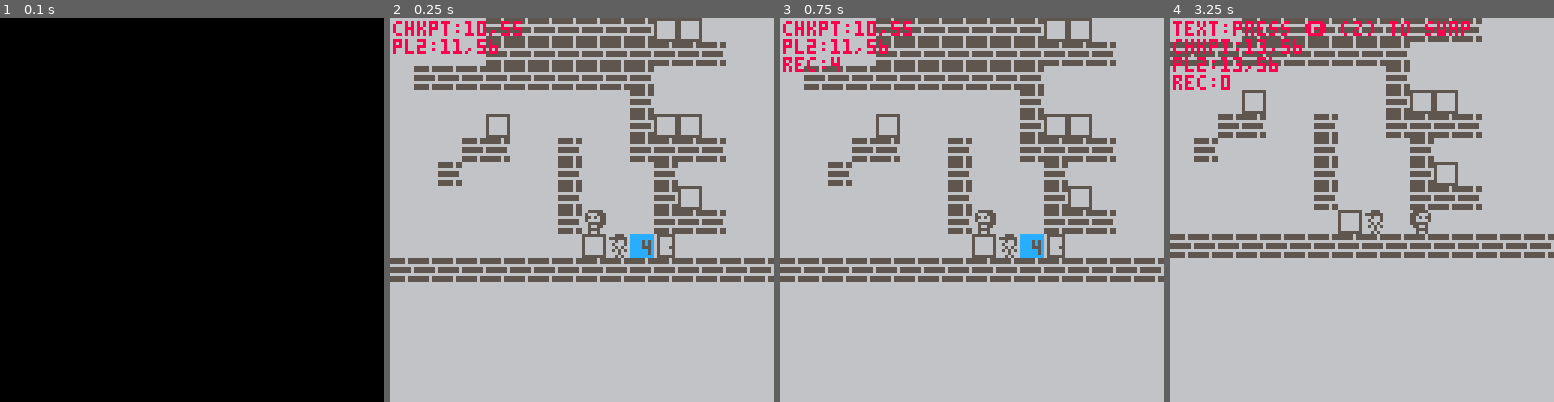
Above: before the commit, frames 1-4 (left to right).
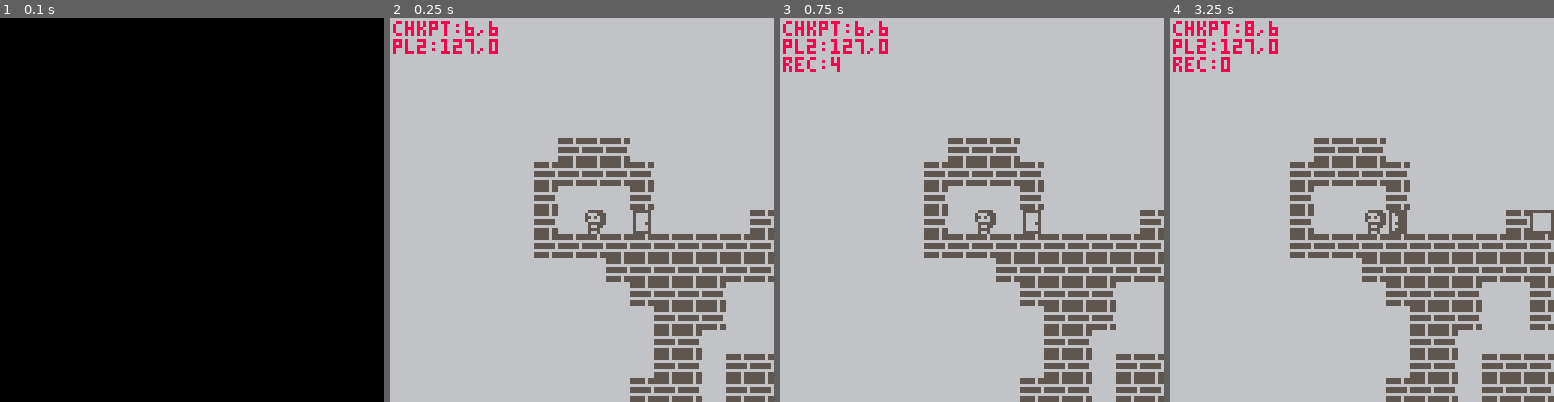
Above: after the commit, the same moments.

Repository: krscott/blockdudette
Game: PICO-8 cartridge blockdudette.p8
Same seed, same stepped clock (60 frames per second), same inputs: the game is played once before the commit and once after it.
Inputs:
- Up to frame 1 (0.1 s): no input
- Up to frame 2 (0.25 s): no input
- Up to frame 3 (0.75 s): tap X (X key) at 0.33 s; tap O (Z key) at 0.7 s
- Up to frame 4 (3.25 s): tap X (X key) at 1.07, 1.85, 2.97 s; hold Right 1.6-2.1 s; tap O (Z key) every 0.4 s from 1.7 to 2.9 s; hold Up 2.15-2.42 s; hold Right 2.47-3.03 s; hold Left from 3.08 s (still down)

Frame 1 is identical in both runs. In frame 2, 24% of the frame differs, in the area x 0-100%, y 0-100%; in frame 3, 24%; in frame 4, 23%.

Commit message:
Add win state, text boxes

Diff:
--- a/blockdudette.p8
+++ b/blockdudette.p8
@@ -21,14 +21,17 @@
 
 	state_init_funcs={
 		game=game_init,
+		win=win_init,
 	}
 
 	state_update_funcs={
 		game=game_update,
+		win=win_update,
 	}
 
 	state_draw_funcs={
 		game=game_draw,
+		win=win_draw,
 	}
 
 	state=({
@@ -173,8 +176,10 @@
 sp_block=3
 sp_pl=4
 sp_door=5
+sp_pl2=6
 sp_door_open=7
-sp_pl2=6
+sp_heart=8
+
 sp_evt0=48
 sp_evt_max=59
 
@@ -190,6 +195,8 @@
 	pickup=true,
 	walkable=false,
 }
+
+no_input=input({})
 
 function game_init(state)
 	local plxy=
@@ -239,13 +246,19 @@
 		chkpt_state={},
 		chkpts_hit={},
 		coop=false,
+		auto=false,
 	})
 end
 
 function game_update(state)
-	local inp=state.input
+	local inp=(
+		state.auto
+		and no_input
+		or state.input
+	)
+
 	local pl=cp(state.pl,{
-		input=state.input
+		input=inp
 	})
 	local pl2=state.pl2
 	local blocks=state.blocks
@@ -408,6 +421,20 @@
 	for x,y,v in all2d(blx) do
 		spr(v.s,g2w(x),g2w(y))
 	end
+
+	camera()
+
+	-- text
+	for i=0,11 do
+		local evt=state.events[i]
+		if evt
+				and not evt.done
+				and evt.text
+				then
+			debug("text",evt.text)
+			draw_event_text(evt.text)
+		end
+	end
 end
 
 function next_pls_blx(
@@ -437,7 +464,7 @@
 	local npl2=cp(pl2,{
 		x=pl2x,
 		y=pl2y,
-		input=input({})
+		input=no_input
 	})
 
 	return npl,npl2,nblx
@@ -783,7 +810,7 @@
 	-- hack: clear pl2 input
  local tmp_st=cp(state,{
 		pl2=cp(state.pl2,{
-			input=input({})
+			input=no_input
 		})
 	})
 
@@ -849,9 +876,6 @@
 -->8
 -- events
 
-carry_1={
-	s=sp_block
-}
 anim_time=10
 
 anims={
@@ -874,6 +898,9 @@
 		9,9,9,9,0,0,0,0,0,0,0,0,1,3,
 		0,0,0,3,1
 	},
+	[6]={
+		1,1,1,1,1,1,1,1,2,1,2,1,2,1,
+	}
 }
 
 event_f={
@@ -911,16 +938,63 @@
 			"press 🅾️ (z) to swap"
 		)
 	end,
+
+	[5]=function (state,evt)
+
+		local nstate
+		if state.pl.s==sp_pl2 then
+			nstate=swap_players(
+				state,true
+			)
+		else
+			nstate=state
+		end
+
+		return cp(nstate,{
+ 			coop=false
+ 		}),
+ 		cp(evt,{
+ 			done=true,
+ 		})
+	end,
+
+	[6]=function (state,evt)
+		return anim_event(
+			cp(state,{
+				auto=true,
+				pl=cp(state.pl,{
+					right=false
+				}),
+			}),
+			evt,30,56,false,
+			function (state)
+				return cp(state,{
+					blocks=set2d(
+						state.blocks,
+						45,52,
+						{s=sp_heart}
+					),
+					mode="win",
+				})
+			end
+		)
+	end,
 }
 
-function swap_players(state)
+function swap_players(
+	state,swap_pos
+)
 
 	local function cp_pl(a,b)
 		return cp(a,{
-			x=b.x,
-			y=b.y,
+			x=swap_pos and a.x or b.x,
+			y=swap_pos and a.y or b.y,
 			s=b.s,
-			right=b.right,
+			right=(
+				swap_pos
+				and a.right
+				or b.right
+			),
 		})
 	end
 
@@ -931,11 +1005,8 @@
 end
 
 function anim_event(
-	state,evt,x,y,hide,carry
+	state,evt,x,y,hide,on_done
 )
-	if carry==nil then
-		carry={}
-	end
 	if hide==nil then
 		hide=false
 	end
@@ -962,18 +1033,30 @@
 		nstate=state
 	end
 
-	return animate(nstate,evt)
-end
-
-function animate(state,evt)
+	return animate(
+		nstate,evt,on_done
+	)
+end
+
+function animate(
+	state,evt,on_done
+)
 	local fr=evt.frame
  local kfr=fr/anim_time
  local anim=anims[evt.n]
 
 	if kfr>#anim then
-		return state,cp(evt,{
-			done=true
-		})
+		if on_done then
+ 		return on_done(state),
+  		cp(evt,{
+  			done=true
+  		})
+		else
+ 		return state,
+ 			cp(evt,{
+ 				done=true
+ 			})
+		end
 	end
 
 	local nevt=cp(evt,{
@@ -1004,17 +1087,18 @@
 	local fr=evt.frame
 
 	if fr==0 then
-		debug("text",txt)
+		--debug("text",txt)
 	end
 
 	if fr>60*5 then
-		debug("text", " ")
+		--debug("text", " ")
 		return state,cp(evt,{
 			done=true
 		})
 	end
 
 	local nevt=cp(evt,{
+		text=txt,
 		frame=fr+1
 	})
 
@@ -1029,23 +1113,34 @@
 		evts
 	)
 end
+
+function draw_event_text(txt)
+	local x=64-#txt*2
+	local y=80
+	rect(
+		0,y-2,128,y+6,cl_dark
+	)
+	rectfill(
+		0,y-1,128,y+5,cl_light
+	)
+	print(
+		txt,x,y,cl_dark
+	)
+end
 -->8
--- test state
-
-function test_init(state)
-	function a(x)
-		print("a")
-		return x+1
-	end
-
-	function b(x)
-		print("b")
-		return x/2
-	end
-
-	print(compose(a,b,1))
-
+-- win state
+
+function win_init(state)
 	return state
+end
+
+function win_update(state)
+	return state
+end
+
+function win_draw(state)
+	game_draw(state)
+	draw_event_text("you win!")
 end
 -->8
 -- debug
@@ -1399,7 +1494,7 @@
 
 
 __gff__
-0001000000000000000000000000000000000000000000000000000000000000000000000000000000000000000000000101010101010101010000000000000000000000000000000000000000000000000000000000000000000000000000000000000000000000000000000000000000000000000000000000000000000000
+0001000000000000010100000000000000000000000000000000000000000000000000000000000000000000000000000101010101010101010000000000000000000000000000000000000000000000000000000000000000000000000000000000000000000000000000000000000000000000000000000000000000000000
 0000000000000000000000000000000000000000000000000000000000000000000000000000000000000000000000000000000000000000000000000000000000000000000000000000000000000000000000000000000000000000000000000000000000000000000000000000000000000000000000000000000000000000
 __map__
 0101010101010101010101010101010101010101010101010101010101010101010101010101010101010101010101010101010101010101010101010101010101010101010101010202020101010101010101010101010101010101010101010101010101010101010101010101010101010101010101010101010101010106
Not shown, changed: 28 lines of the sprite sheet (__gfx__) section of blockdudette.p8
